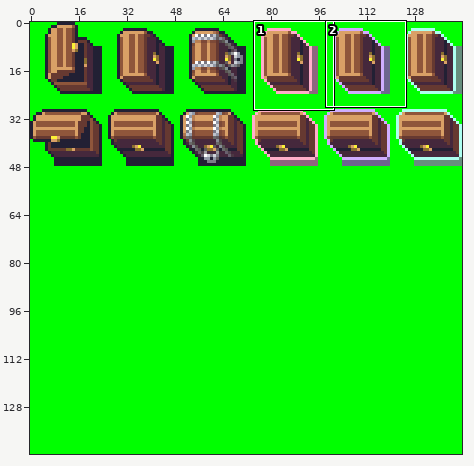
Two versions of one sprite sheet, res/tilesets/dung_chests.png. Above: a wide view before the commit, with the close-up outlined.
Close-up. Old version:
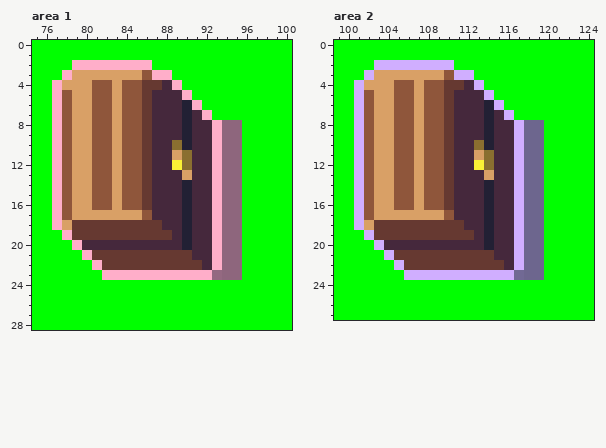
The file is 144x144 pixels. Colours within 5 levels of each other are drawn and written as one. Shown: area 1: x 75..100, y 0..28; area 2: x 99..124, y 0..27. The commit also changed other parts of the picture, which this record leaves out.
New version:
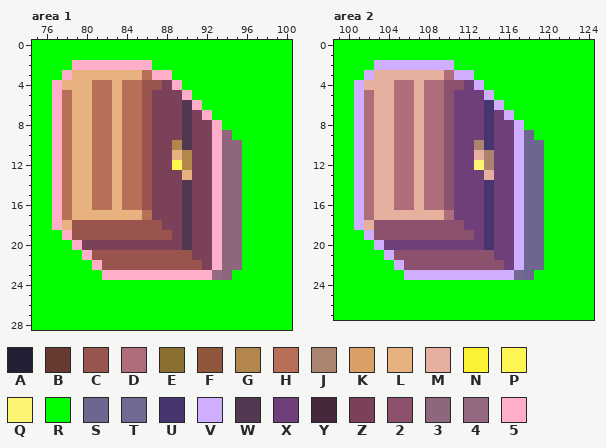
Palette (. is transparent): A #222034  B #663931  C #98544d  D #ae6d78  E #8a6f30  F #8f563b  G #b3874c  H #b77057  J #aa846c  K #d9a066  L #e8b280  M #e5b09e  N #fbf236  P #fdf552  Q #fcf473  R #00ff00  S #6d668e  T #716994  U #473570  V #d0aeff  W #523750  X #6e3f79  Y #45283c  Z #7a4158  2 #8c516d  3 #8e667d  4 #946981  5 #ffaec9
From old to new:
Area 1:
The author changed colour B to colour C in row 4 at x 86 to 87; in rows 5 to 16 at x 86; in row 18 at x 79 to 87; in row 19 at x 79 to 88; in row 21 at x 81 to 90; in row 22 at x 82 to 91.
The author changed colour E to colour G in row 10 at x 89; in rows 11 to 12 at x 90.
The author changed colour F to colour H in row 3 at x 86; in row 4 at x 81 to 82 and 84 to 85; in rows 5 to 16 at x 78, 81 to 82 and 84 to 85; in row 17 at x 78 and 86.
The author changed colour K to colour L in row 3 at x 79 to 85; in row 4 at x 78 to 80 and 83; in rows 5 to 10 at x 79 to 80 and 83; in row 11 at x 79 to 80, 83 and 89; in row 12 at x 79 to 80 and 83; in row 13 at x 79 to 80, 83 and 90.
The author changed colour K to colour L in rows 14 to 16 at x 79 to 80 and 83; in row 17 at x 79 to 85; in row 18 at x 78.
The author changed colour N to colour P in row 12 at x 89.
The author changed colour 3 to colour R in row 8 at x 94 to 95; in row 9 at x 95; in row 23 at x 95.
The author changed colour A to colour W in rows 6 to 10 at x 90; in rows 14 to 20 at x 90.
The author changed colour Y to colour Z in row 4 at x 88; in rows 5 to 6 at x 87 to 89; in row 7 at x 87 to 89 and 91; in rows 8 to 9 at x 87 to 89 and 91 to 92; in rows 10 to 12 at x 87 to 88 and 91 to 92; in rows 13 to 17 at x 87 to 89 and 91 to 92.
The author changed colour Y to colour Z in row 18 at x 88 to 89 and 91 to 92; in row 19 at x 89 and 91 to 92; in row 20 at x 80 to 89 and 91 to 92; in row 21 at x 91 to 92; in row 22 at x 92.
Area 2:
The author changed colour B to colour 2 in row 4 at x 110 to 111; in rows 5 to 16 at x 110; in row 18 at x 103 to 111; in row 19 at x 103 to 112; in row 21 at x 105 to 114; in row 22 at x 106 to 115.
The author changed colour F to colour D in row 3 at x 110; in row 4 at x 105 to 106 and 108 to 109; in rows 5 to 16 at x 102, 105 to 106 and 108 to 109; in row 17 at x 102 and 110.
The author changed colour E to colour J in row 10 at x 113; in rows 11 to 12 at x 114.
The author changed colour K to colour M in row 3 at x 103 to 109; in row 4 at x 102 to 104 and 107; in rows 5 to 10 at x 103 to 104 and 107; in row 11 at x 103 to 104, 107 and 113; in row 12 at x 103 to 104 and 107; in row 13 at x 103 to 104, 107 and 114.
The author changed colour K to colour M in rows 14 to 16 at x 103 to 104 and 107; in row 17 at x 103 to 109; in row 18 at x 102.
The author changed colour N to colour Q in row 12 at x 113.
The author changed colour S to colour R in row 8 at x 118 to 119; in row 9 at x 119; in row 23 at x 119.
The author changed colour A to colour U in rows 6 to 10 at x 114; in rows 14 to 20 at x 114.
The author changed colour Y to colour X in row 4 at x 112; in rows 5 to 6 at x 111 to 113; in row 7 at x 111 to 113 and 115; in rows 8 to 9 at x 111 to 113 and 115 to 116; in rows 10 to 12 at x 111 to 112 and 115 to 116; in rows 13 to 17 at x 111 to 113 and 115 to 116.
The author changed colour Y to colour X in row 18 at x 112 to 113 and 115 to 116; in row 19 at x 113 and 115 to 116; in row 20 at x 104 to 113 and 115 to 116; in row 21 at x 115 to 116; in row 22 at x 116.
Where, in picture pixels (left, top, right, bottom), the same in both close-ups:
changed: (62, 70, 242, 280)
changed: (364, 70, 544, 280)
